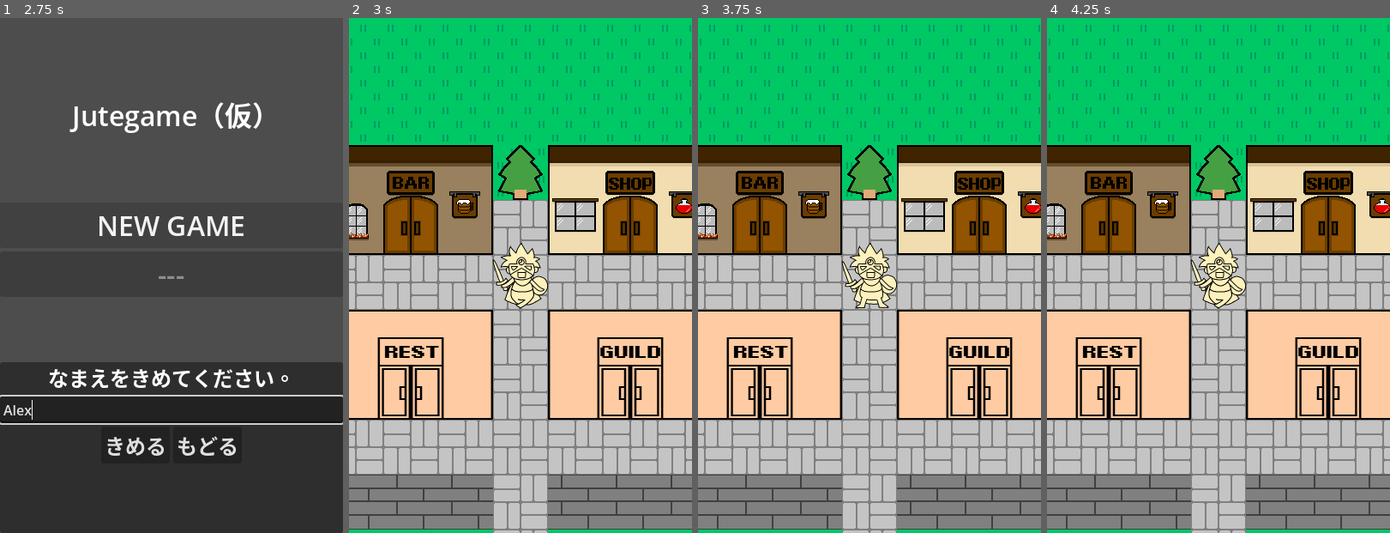
Above: before the commit, frames 1-4 (left to right).
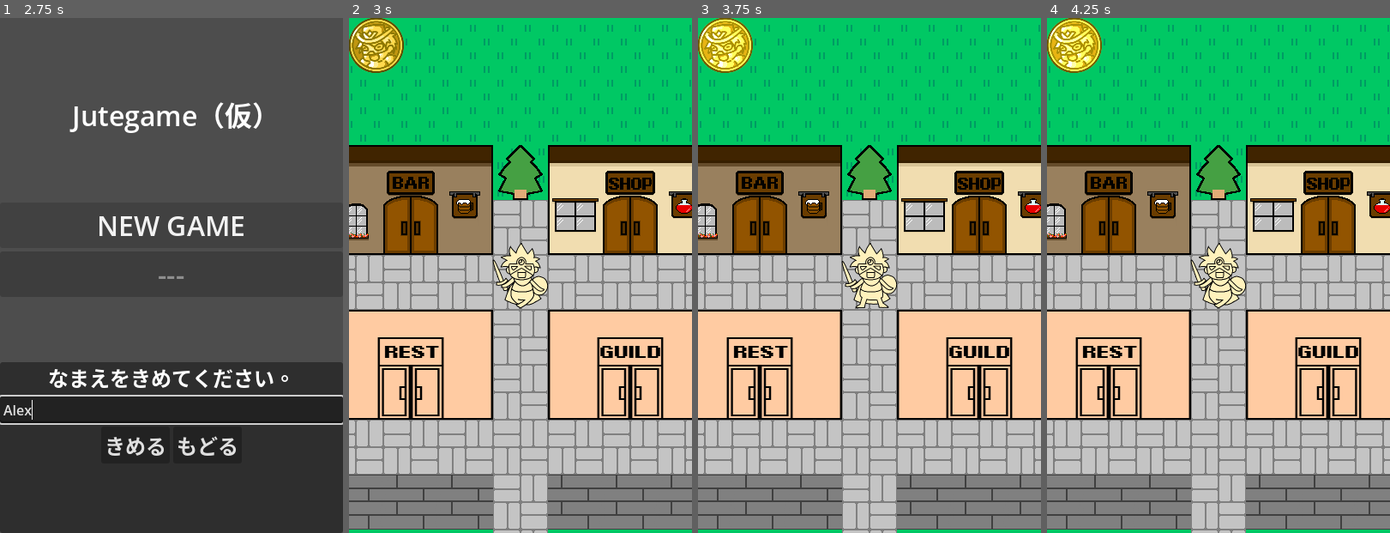
Above: after the commit, the same moments.

Repository: allgorilla/jutegame
Game: Godot game, scene res://scenes/TitleScene.tscn
The game is run twice, just before and just after one commit, with the same random seed, the same clock (stepped at 60 frames per second) and the same inputs.
Inputs (mouse positions are in pixels of both pictures, inside the frame that each line leads up to):
- Up to frame 1 (2.75 s): click "NEW GAME" at 0.5 s; click (171, 409) at 1.27 s; type "Alex" at 1.35 s; click "NEW GAME" at 2 s
- Up to frame 2 (3 s): click "きめる" at 2.75 s
- Up to frame 3 (3.75 s): click (725, 43) at 3.52 s
- Up to frame 4 (4.25 s): no input

Frame 1 is identical in both runs. In frame 2, 1.4% of the frame differs, in the area x 0-16%, y 0-11%; in frame 3, 1.4%; in frame 4, 1.4%.

Commit message:
ステータスアイコンを実装

Diff:
--- a/scenes/MainMap.tscn
+++ b/scenes/MainMap.tscn
@@ -8,6 +8,8 @@
 [ext_resource type="Texture2D" uid="uid://civjshi6plgem" path="res://assets/image/map_event.png" id="6_x708w"]
 [ext_resource type="Texture2D" uid="uid://bh58x48dg7yph" path="res://assets/image/map_layout.png" id="7_yrulf"]
 [ext_resource type="Texture2D" uid="uid://ceqju8dc5suct" path="res://assets/image/map_object.png" id="8_mmkx4"]
+[ext_resource type="Texture2D" uid="uid://tpus256a758r" path="res://assets/image/status_icon.png" id="9_nmjbi"]
+[ext_resource type="Script" uid="uid://d2qgiy1txg1el" path="res://scripts/IconButton.gd" id="10_yd4n3"]
 
 [sub_resource type="SpriteFrames" id="SpriteFrames_ehpa4"]
 animations = [{
@@ -85,3 +87,12 @@
 map_layout = ExtResource("7_yrulf")
 map_object = ExtResource("8_mmkx4")
 player = NodePath("../Player")
+
+[node name="CanvasLayer" type="CanvasLayer" parent="." unique_id=1606306595]
+
+[node name="StatusButton" type="TextureButton" parent="CanvasLayer" unique_id=1140667457]
+offset_right = 40.0
+offset_bottom = 40.0
+texture_normal = ExtResource("9_nmjbi")
+texture_pressed = ExtResource("9_nmjbi")
+script = ExtResource("10_yd4n3")
--- /dev/null
+++ b/scripts/IconButton.gd
@@ -0,0 +1,25 @@
+# IconButton.gd
+extends TextureButton
+
+# エディタから個別に調整できるように変数化しておく
+@export var click_offset := Vector2(2, 2)
+@export var hover_modulate := Color(1.2, 1.2, 1.2)
+
+func _ready():
+	# 自身（self）のシグナルに自分自身を接続する
+	button_down.connect(_on_button_down)
+	button_up.connect(_on_button_up)
+	mouse_entered.connect(_on_mouse_entered)
+	mouse_exited.connect(_on_mouse_exited)
+
+func _on_button_down():
+	position += click_offset
+
+func _on_button_up():
+	position -= click_offset
+
+func _on_mouse_entered():
+	self_modulate = hover_modulate
+
+func _on_mouse_exited():
+	self_modulate = Color(1, 1, 1)
Binary file added: assets/image/status_icon.png
Not shown, added: assets/image/status_icon.png.import
Not shown, added: scripts/IconButton.gd.uid
